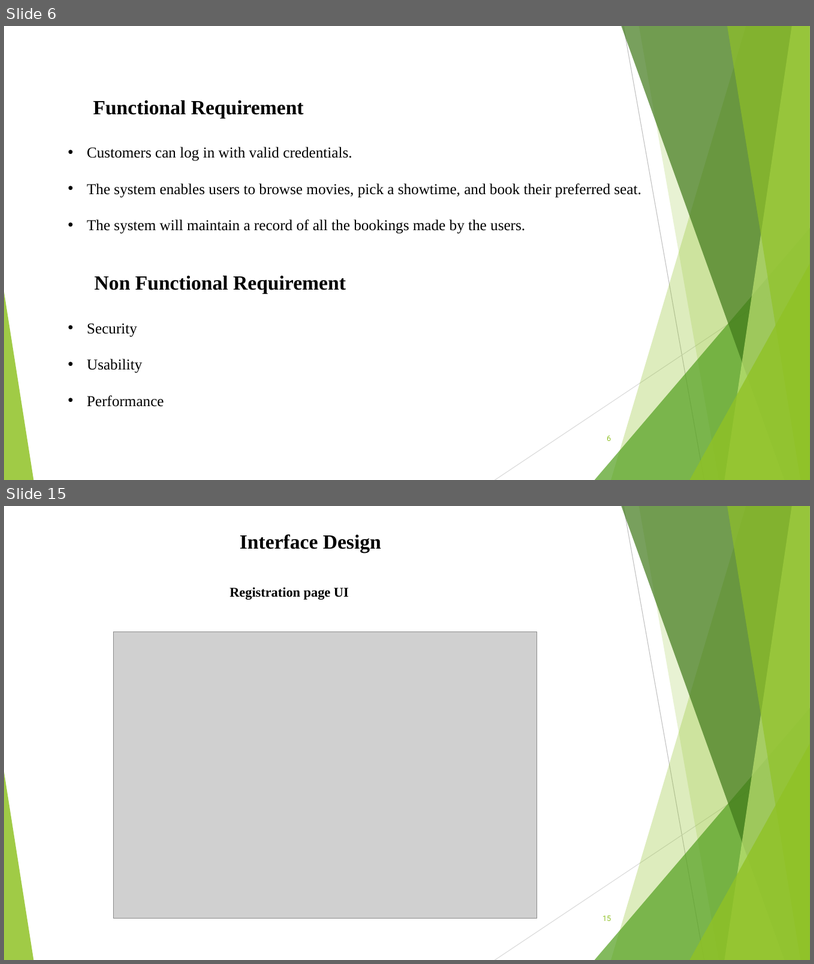
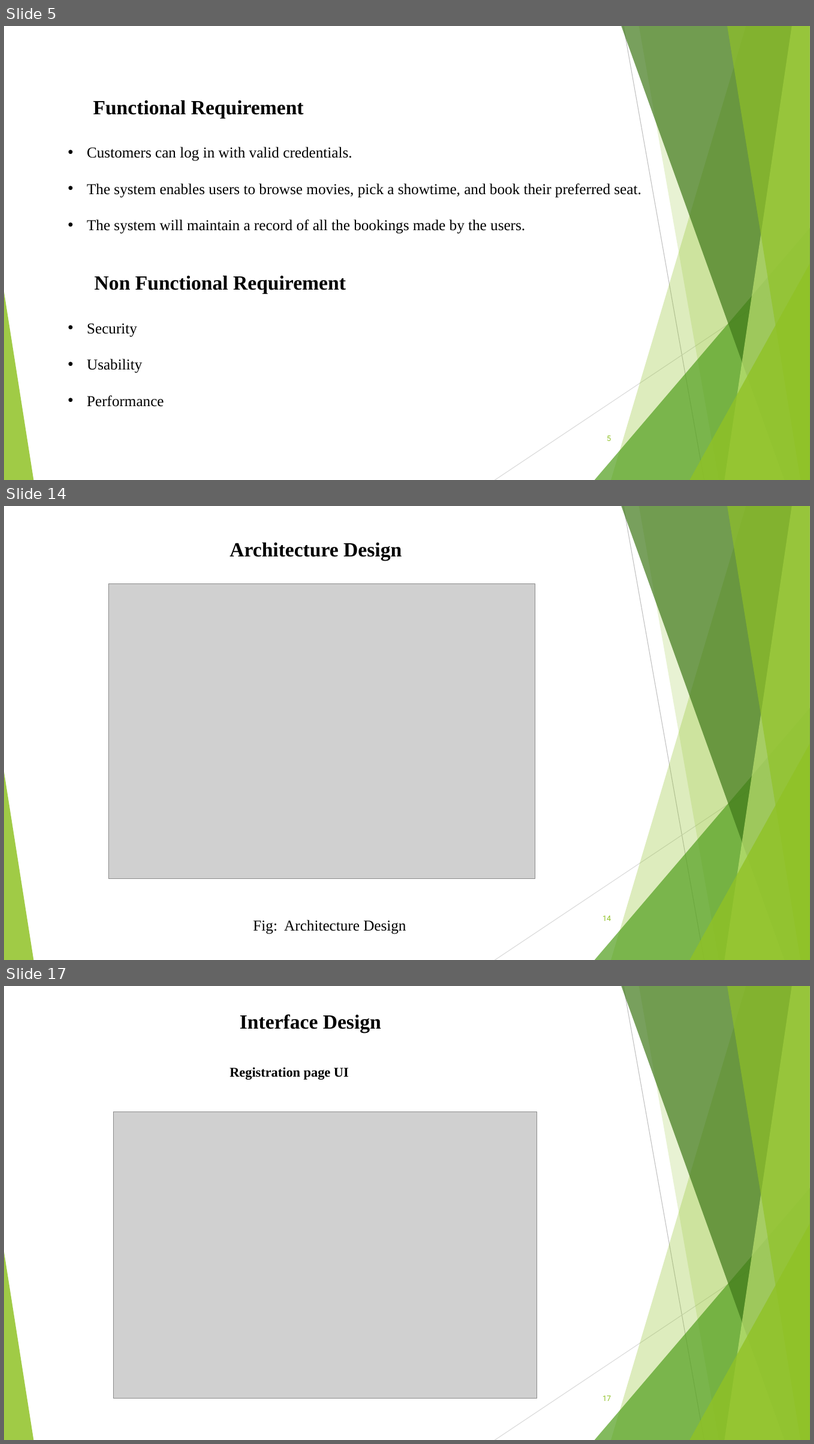
Before and after one commit to nepal4972/Movie_Ticket_Booking_SixthSemProject, a slide deck: documentation/MTB.pptx. Shown one above the other, each under a label of ours: slides 6 and 15 before the commit, slides 5, 14 and 17 after it; the slides between them are not shown. The pictures are 814x964 and 814x1444 pixels, drawn with LibreOffice and Linux fonts; fonts in the diff are those of the drawing; grey boxes stand for pictures. Boxes give left, top, right and bottom in pixels: in the first picture for what was removed or moved away, otherwise in the second. Text is boxed around its words. In the diff, an @@ line names an element or a change of style, - is before the commit and + after.

```diff
--- a/documentation/MTB.pptx
+++ b/documentation/MTB.pptx
@@ slide 14 added at [4,506,810,960], background #FFFFFF; not listed: 10 template elements that a slide beside it also shows @@
@@ text added at [230,542,402,561], 24 pt, text #000000, bold @@
+Architecture Design
@@ picture added at [108,584,536,879] @@
@@ text added at [253,919,406,934], 18 pt, text #000000 @@
+Fig: Architecture Design
@@ page number added at [603,915,611,921], 9 pt, text #90C226 @@
+14
@@ what was slide 6 is now slide 5 @@
@@ page number at [607,435,611,441]: text changed @@
-6
+5
@@ what was slide 15 is now slide 17 @@
@@ page number at [603,1395,611,1401]: text changed @@
-15
+17
```
Also in this commit, not shown: 7 slides changed, 5 other slides added, 5 slides removed, 5 other files.
